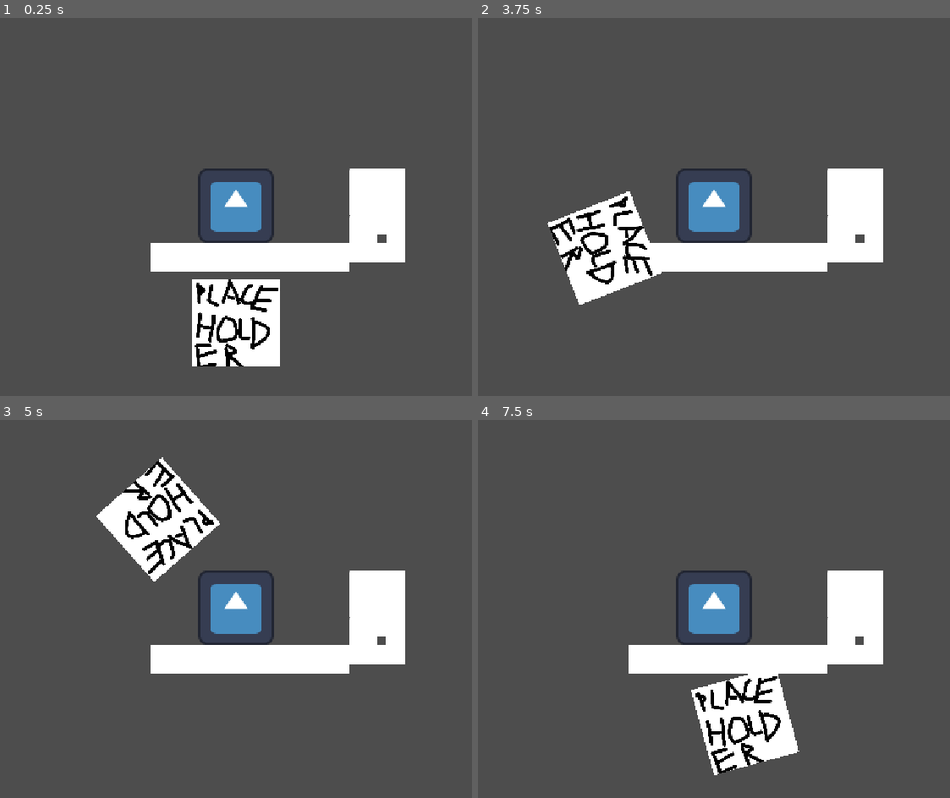
Above: before the commit, frames 1-4 (two rows, left to right).
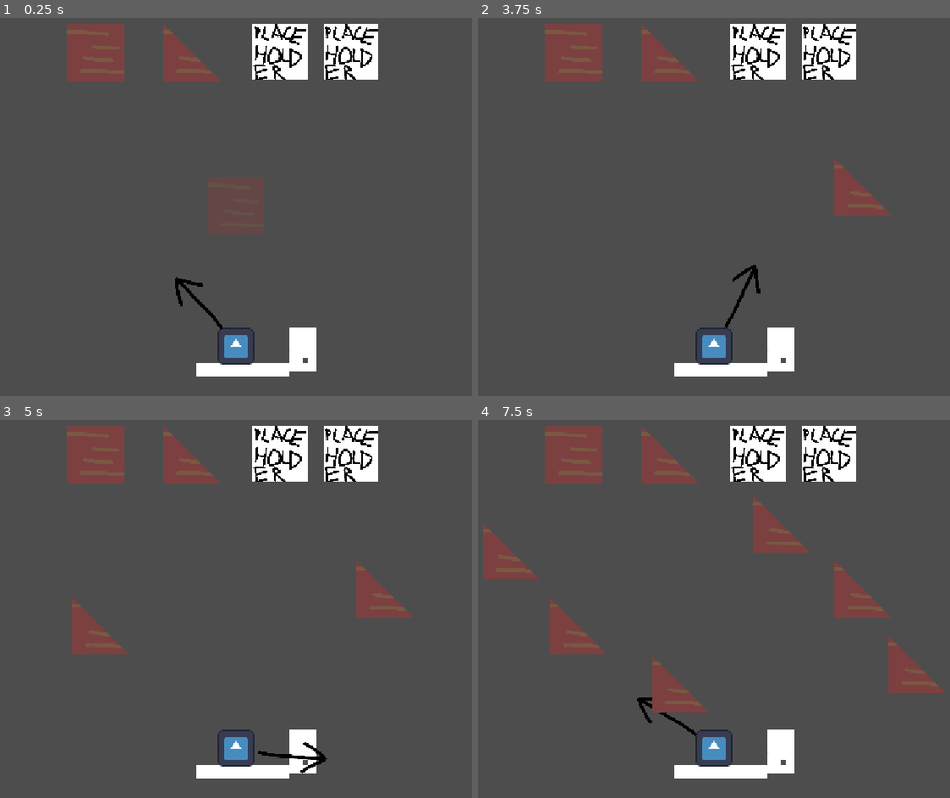
Above: after the commit, the same moments.

Repository: GizzyUwU/haven-bounceback
Game: Godot game, scene res://level.tscn
The game is run twice, just before and just after one commit, with the same random seed, the same clock (stepped at 60 frames per second) and the same inputs. The engine's default icon, where the game draws it, is replaced by a stand-in: a white triangle on a blue panel in a dark square.
Inputs (mouse positions are in pixels of both pictures, inside the frame that each line leads up to):
- Up to frame 1 (0.25 s): no input
- Up to frame 2 (3.75 s): click (572, 52) at 0.52 s; click (671, 52) at 1.27 s; click (756, 52) at 2.02 s; click (827, 52) at 2.77 s; tap Enter at 3.5 s; move the mouse to (865, 188) at 3.52 s; hold Right (right) from 3.53 s (still down); click (865, 188) at 3.6 s
- Up to frame 3 (5 s): keep holding Right (right); move the mouse to (99, 627) at 4.27 s; click (99, 627) at 4.35 s
- Up to frame 4 (7.5 s): move the mouse to (780, 525) at 5.02 s; release Right (right) at 5.03 s; hold Left (left) 5.03-5.78 s; click (780, 525) at 5.1 s; move the mouse to (680, 684) at 5.77 s; hold Right (right) 5.78-7.28 s; click (680, 684) at 5.85 s; move the mouse to (916, 665) at 6.52 s; click (916, 665) at 6.6 s; move the mouse to (511, 552) at 7.27 s; hold Left (left) from 7.28 s (still down); click (511, 552) at 7.35 s

The runs differ from the first frame. In frame 1, 20% of the frame differs, in the area x 14-86%, y 1-95%; in frame 2, 20%; in frame 3, 21%; in frame 4, 23%, in the area x 1-99%, y 1-95%.

Commit message:
sihfuosdjofi

Diff:
--- a/ball.gd
+++ b/ball.gd
@@ -17,5 +17,8 @@
 		velocity.x = move_toward(velocity.x, 0, SPEED)
 		$Pivot.rotate(-0.1)
 
+	move_and_slide()
 
-	move_and_slide()
+func _ready():
+	var angle = randf_range(2, 4)
+	$Pivot.rotation = angle
--- /dev/null
+++ b/block_button.gd
@@ -0,0 +1,16 @@
+extends TextureButton
+
+
+# Called when the node enters the scene tree for the first time.
+func _ready() -> void:
+	pass # Replace with function body.
+
+
+# Called every frame. 'delta' is the elapsed time since the previous frame.
+func _process(delta: float) -> void:
+	pass
+
+
+func _on_pressed() -> void:
+	$"../../MouseHover".texture = load("res://block.png")
+	$"../../MouseHover".toClone = "block"
--- a/level.tscn
+++ b/level.tscn
@@ -2,7 +2,13 @@
 
 [ext_resource type="Texture2D" uid="uid://1hhdg6xf0j2d" path="res://placeholder.png" id="1_vonw3"]
 [ext_resource type="Script" uid="uid://cfmb3jxtw1unu" path="res://ball.gd" id="2_0b4ue"]
+[ext_resource type="Texture2D" uid="uid://cm3lb1wao2pu1" path="res://block.png" id="2_f2txt"]
 [ext_resource type="Texture2D" uid="uid://ctk5k7jqylhyv" path="res://icon.svg" id="2_oi3di"]
+[ext_resource type="Script" uid="uid://bjnifym2xn0g5" path="res://block_button.gd" id="3_n6hdu"]
+[ext_resource type="Texture2D" uid="uid://ehsyxrbpa8ls" path="res://wedge.png" id="4_km5ld"]
+[ext_resource type="Script" uid="uid://v3s3wnamyb0p" path="res://mouse_hover.gd" id="5_1ainy"]
+[ext_resource type="Script" uid="uid://biv7xlf4g2xef" path="res://wedge_button.gd" id="5_km5ld"]
+[ext_resource type="Texture2D" uid="uid://jc7neavorb3w" path="res://arrow.png" id="8_i2t4f"]
 
 [sub_resource type="TileSetAtlasSource" id="TileSetAtlasSource_0b4ue"]
 texture = ExtResource("1_vonw3")
@@ -8659,8 +8665,10 @@
 physics_layer_0/collision_layer = 1
 sources/0 = SubResource("TileSetAtlasSource_oi3di")
 
-[sub_resource type="RectangleShape2D" id="RectangleShape2D_7521t"]
-size = Vector2(128, 128)
+[sub_resource type="CircleShape2D" id="CircleShape2D_km5ld"]
+
+[sub_resource type="RectangleShape2D" id="RectangleShape2D_4cuec"]
+size = Vector2(254.99994, 256.25)
 
 [node name="Node2D" type="Node2D" unique_id=1959406539]
 
@@ -8672,6 +8680,44 @@
 tile_map_data = PackedByteArray("AAD3/wQAAAAZABUAAAD3/wUAAAAZABYAAAD3/wYAAAAZABcAAAD4/wQAAAAaABUAAAD4/wUAAAAaABYAAAD4/w …(928 unchanged characters)…
 tile_set = SubResource("TileSet_7521t")
 
+[node name="Camera2D" type="Camera2D" parent="." unique_id=1971623953]
+offset = Vector2(0, -500)
+zoom = Vector2(0.475, 0.475)
+
+[node name="BlockButton" type="TextureButton" parent="Camera2D" unique_id=1344291382]
+offset_left = -606.0
+offset_top = -1153.33
+offset_right = -350.0
+offset_bottom = -897.32996
+scale = Vector2(0.8, 0.8)
+texture_normal = ExtResource("2_f2txt")
+script = ExtResource("3_n6hdu")
+
+[node name="WedgeButton" type="TextureButton" parent="Camera2D" unique_id=383126492]
+offset_left = -261.0001
+offset_top = -1153.33
+offset_right = -5.0000916
+offset_bottom = -897.32996
+scale = Vector2(0.8, 0.8)
+texture_normal = ExtResource("4_km5ld")
+script = ExtResource("5_km5ld")
+
+[node name="TextureButton3" type="TextureButton" parent="Camera2D" unique_id=2125169749]
+offset_left = 57.99991
+offset_top = -1153.33
+offset_right = 1057.9999
+offset_bottom = -153.32996
+scale = Vector2(0.2, 0.2)
+texture_normal = ExtResource("1_vonw3")
+
+[node name="TextureButton4" type="TextureButton" parent="Camera2D" unique_id=617092909]
+offset_left = 311.9999
+offset_top = -1153.33
+offset_right = 1311.9999
+offset_bottom = -153.32996
+scale = Vector2(0.2, 0.2)
+texture_normal = ExtResource("1_vonw3")
+
 [node name="Ball" type="CharacterBody2D" parent="." unique_id=1613099182]
 script = ExtResource("2_0b4ue")
 
@@ -8679,13 +8725,47 @@
 texture = ExtResource("2_oi3di")
 
 [node name="CollisionShape2D" type="CollisionShape2D" parent="Ball" unique_id=1371123263]
-shape = SubResource("RectangleShape2D_7521t")
-
-[node name="Camera2D" type="Camera2D" parent="Ball" unique_id=1971623953]
+scale = Vector2(6, 6)
+shape = SubResource("CircleShape2D_km5ld")
 
 [node name="Pivot" type="Node2D" parent="Ball" unique_id=1541458836]
+rotation = 3.1415927
 
 [node name="BallArrow" type="Sprite2D" parent="Ball/Pivot" unique_id=1984565753]
 position = Vector2(0, 200)
-scale = Vector2(0.15, 0.15)
-texture = ExtResource("1_vonw3")
+rotation = 3.1415927
+scale = Vector2(0.505, 0.505)
+texture = ExtResource("8_i2t4f")
+
+[node name="block" type="Area2D" parent="." unique_id=691719172]
+position = Vector2(1545.055, -648)
+scale = Vector2(0.8, 0.8)
+
+[node name="CollisionShape2D" type="CollisionShape2D" parent="block" unique_id=920895052]
+position = Vector2(0.00012207031, 0.625)
+scale = Vector2(0.99999976, 0.99999976)
+shape = SubResource("RectangleShape2D_4cuec")
+
+[node name="Sprite2D" type="Sprite2D" parent="block" unique_id=380070047]
+scale = Vector2(0.99999994, 0.99999994)
+texture = ExtResource("2_f2txt")
+
+[node name="wedge" type="Area2D" parent="." unique_id=143034410]
+position = Vector2(1545.055, -394)
+scale = Vector2(0.8, 0.8)
+
+[node name="Sprite2D" type="Sprite2D" parent="wedge" unique_id=160121533]
+scale = Vector2(0.99999994, 0.99999994)
+texture = ExtResource("4_km5ld")
+
+[node name="CollisionPolygon2D" type="CollisionPolygon2D" parent="wedge" unique_id=1008742416]
+polygon = PackedVector2Array(-1.25, 1.25, -128.75, -125, -127.5, 127.49997, 126.25, 127.49997)
+
+[node name="MouseHover" type="Sprite2D" parent="." unique_id=2078881772]
+position = Vector2(-1349.9999, -814.99994)
+scale = Vector2(0.8, 0.8)
+texture = ExtResource("2_f2txt")
+script = ExtResource("5_1ainy")
+
+[connection signal="pressed" from="Camera2D/BlockButton" to="Camera2D/BlockButton" method="_on_pressed"]
+[connection signal="pressed" from="Camera2D/WedgeButton" to="Camera2D/WedgeButton" method="_on_pressed"]
--- /dev/null
+++ b/mouse_hover.gd
@@ -0,0 +1,21 @@
+extends Sprite2D
+var toClone = ""
+
+# Called when the node enters the scene tree for the first time.
+func _ready() -> void:
+	self_modulate.a = 0.5
+	pass # Replace with function body.
+
+
+# Called every frame. 'delta' is the elapsed time since the previous frame.
+func _process(delta: float) -> void:
+	position = get_global_mouse_position()
+	if Input.is_action_just_released("click") && !get_viewport().gui_get_hovered_control():
+		print("a")
+		var clone
+		if toClone == "block" || !toClone:
+			clone = $"../block".duplicate()
+		elif toClone == "wedge":
+			clone = $"../wedge".duplicate()
+		get_parent().add_child(clone)
+		clone.global_position = get_global_mouse_position()
--- a/project.godot
+++ b/project.godot
@@ -46,6 +46,11 @@
 , Object(InputEventKey,"resource_local_to_scene":false,"resource_name":"","device":-1,"window_id":0,"alt_pressed":false …(183 unchanged characters)…
 ]
 }
+click={
+"deadzone": 0.2,
+"events": [Object(InputEventMouseButton,"resource_local_to_scene":false,"resource_name":"","device":-1,"window_id":0,"alt_pressed":false,"shift_pressed":false,"ctrl_pressed":false,"meta_pressed":false,"button_mask":1,"position":Vector2(80, 20),"global_position":Vector2(89, 68),"factor":1.0,"button_index":1,"canceled":false,"pressed":true,"double_click":false,"script":null)
+]
+}
 
 [physics]
 
--- /dev/null
+++ b/wedge_button.gd
@@ -0,0 +1,16 @@
+extends TextureButton
+
+
+# Called when the node enters the scene tree for the first time.
+func _ready() -> void:
+	pass # Replace with function body.
+
+
+# Called every frame. 'delta' is the elapsed time since the previous frame.
+func _process(delta: float) -> void:
+	pass
+
+
+func _on_pressed() -> void:
+	$"../../MouseHover".texture = load("res://wedge.png")
+	$"../../MouseHover".toClone = "wedge"
Binary file added: arrow.png
Not shown, added: arrow.png.import
Binary file added: block.png
Not shown, added: block.png.import
Not shown, added: block_button.gd.uid
Not shown, added: mouse_hover.gd.uid
Binary file added: start.png
Binary file added: wedge.png
Not shown, added: wedge.png.import
Not shown, added: wedge_button.gd.uid
Not shown, added: placeholder.png-autosave.kra
